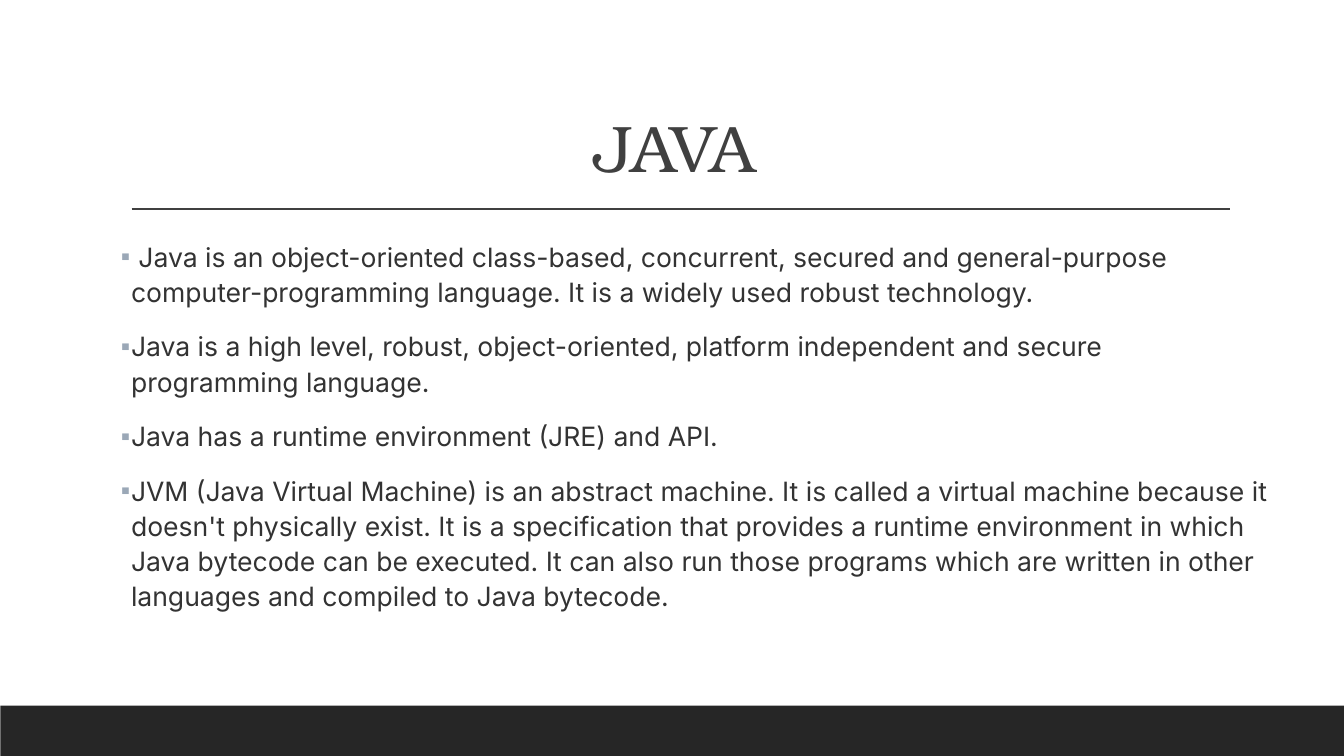
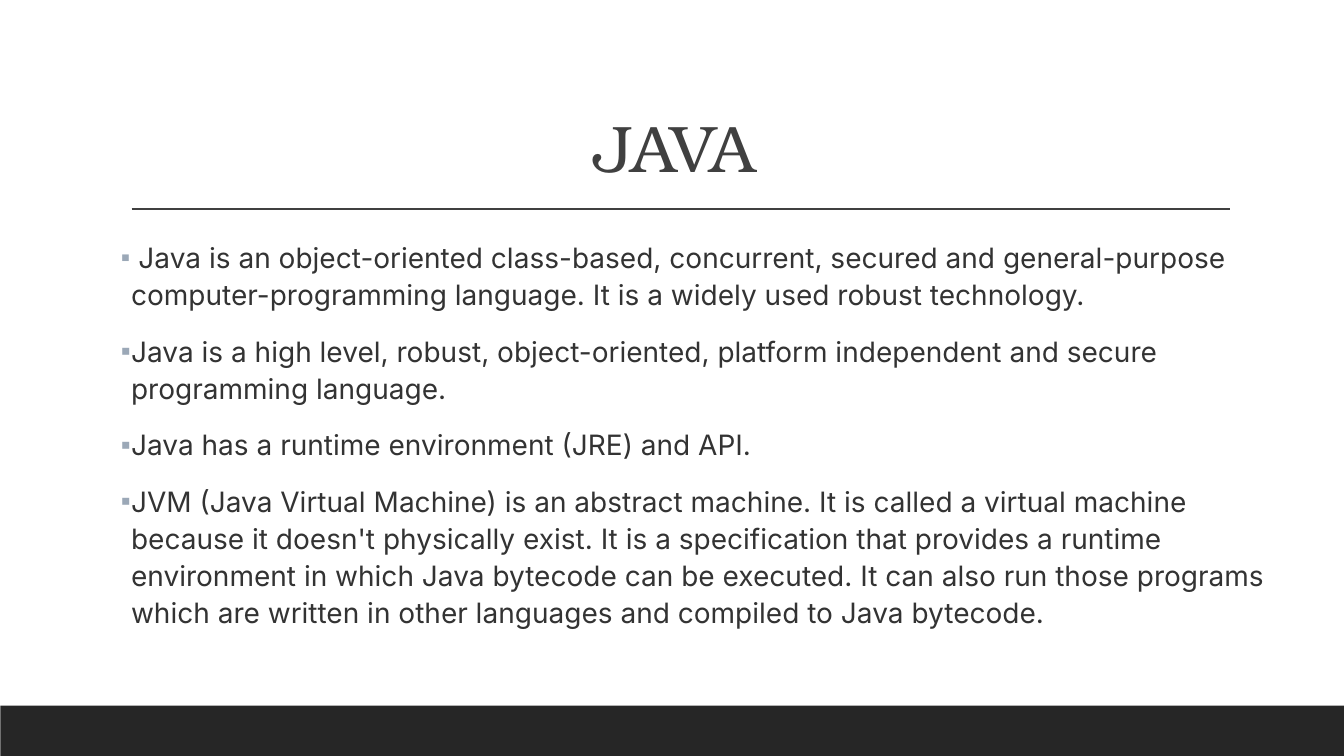
Before and after one commit to aiswaryas97/softwareTestingPresentation, a slide deck: slide 9 of AutomationTesting/AutomationTesting.pptx. Drawn at 1344x756 pixels with LibreOffice and Linux fonts; fonts in the diff are those of the drawing. Boxes give left, top, right and bottom in pixels: in the first picture for what was removed or moved away, otherwise in the second. Text is boxed around its words. In the diff, an @@ line names an element or a change of style, - is before the commit and + after.

```diff
--- a/AutomationTesting/AutomationTesting.pptx
+++ b/AutomationTesting/AutomationTesting.pptx
@@ text "Java is an object-oriented class-based, ..." at box(131, 247, 1264, 629): size 19 to 20 pt @@
```
Also in this commit, not shown: 2 other slides changed, 17 slides added.
